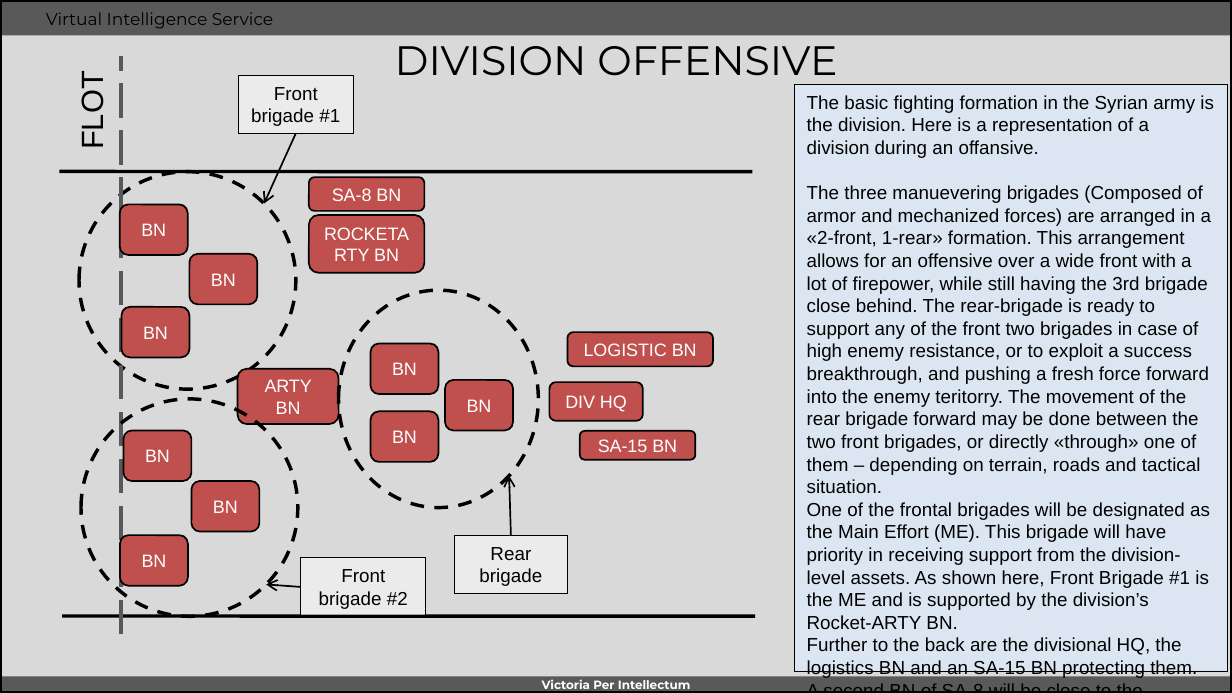
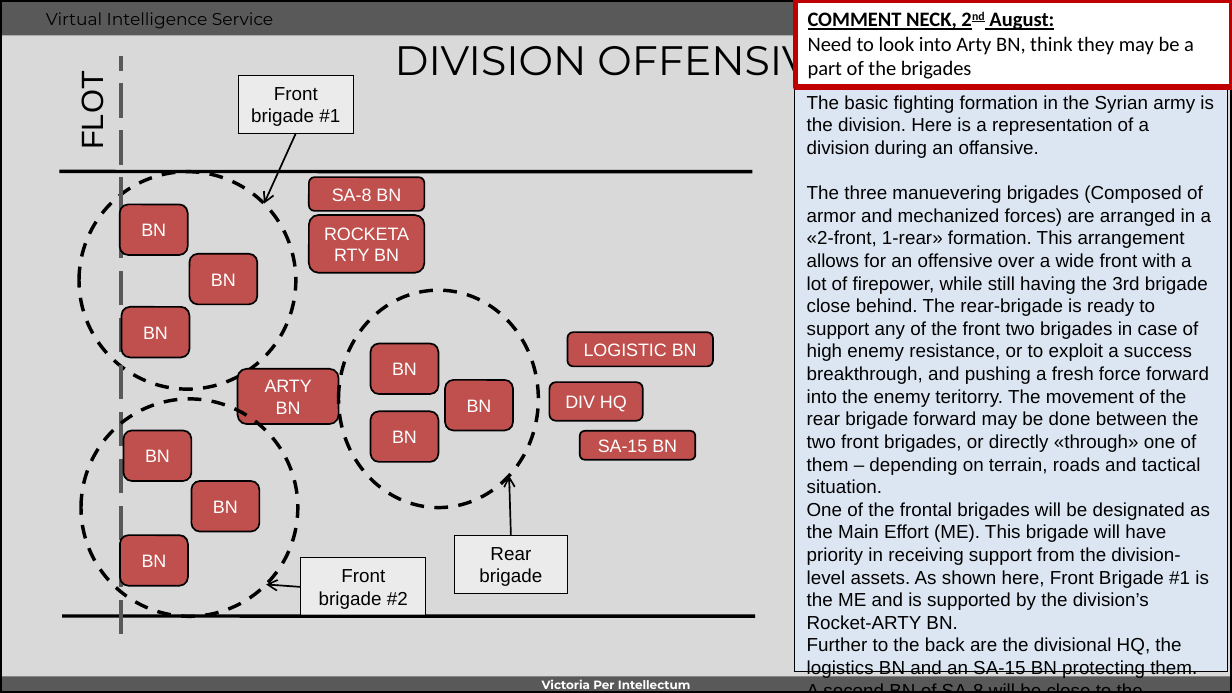
Before and after one commit to 132nd-vWing/VIS, a slide deck: slide 3 of OPAR/INTREP VIS OPAR-001 - Syrian ground combat tactics.pptx. Drawn at 1232x693 pixels with LibreOffice and Linux fonts; fonts in the diff are those of the drawing; background and template pictures are left out. Boxes give left, top, right and bottom in pixels: in the first picture for what was removed or moved away, otherwise in the second. Text is boxed around its words. In the diff, an @@ line names an element or a change of style, - is before the commit and + after.

```diff
--- a/OPAR/INTREP VIS OPAR-001 - Syrian ground combat tactics.pptx
+++ b/OPAR/INTREP VIS OPAR-001 - Syrian ground combat tactics.pptx
@@ rectangle added at bbox=[796, 0, 1232, 87], fill #FFFFFF, outline #C00000 3 pt, 12 pt, text #000000 @@
+COMMENT NECK, 2nd August:
+Need to look into Arty BN, think they may be a part of the brigades
```
Also in this commit, not shown: 2 other slides changed.
